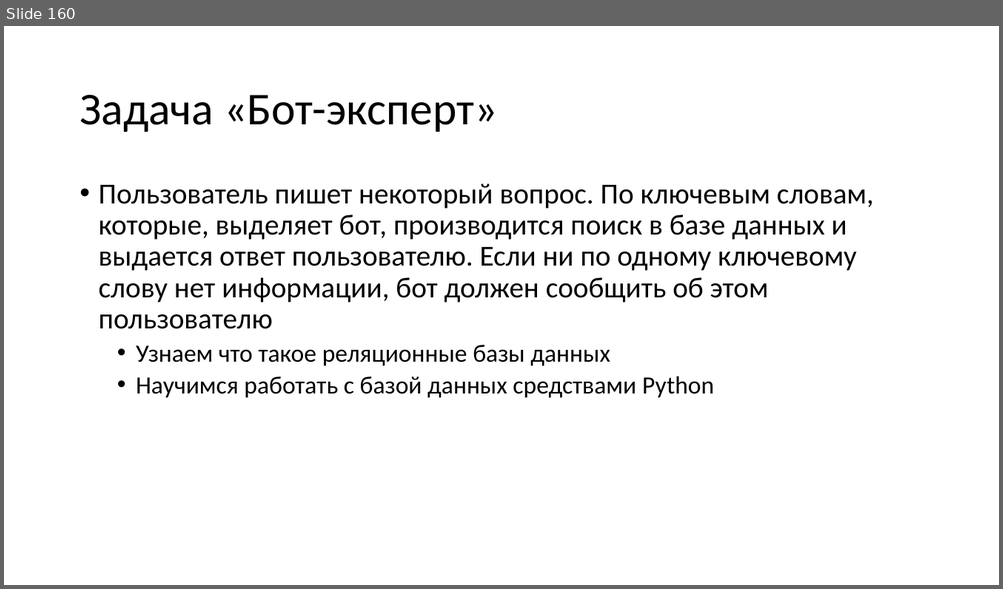
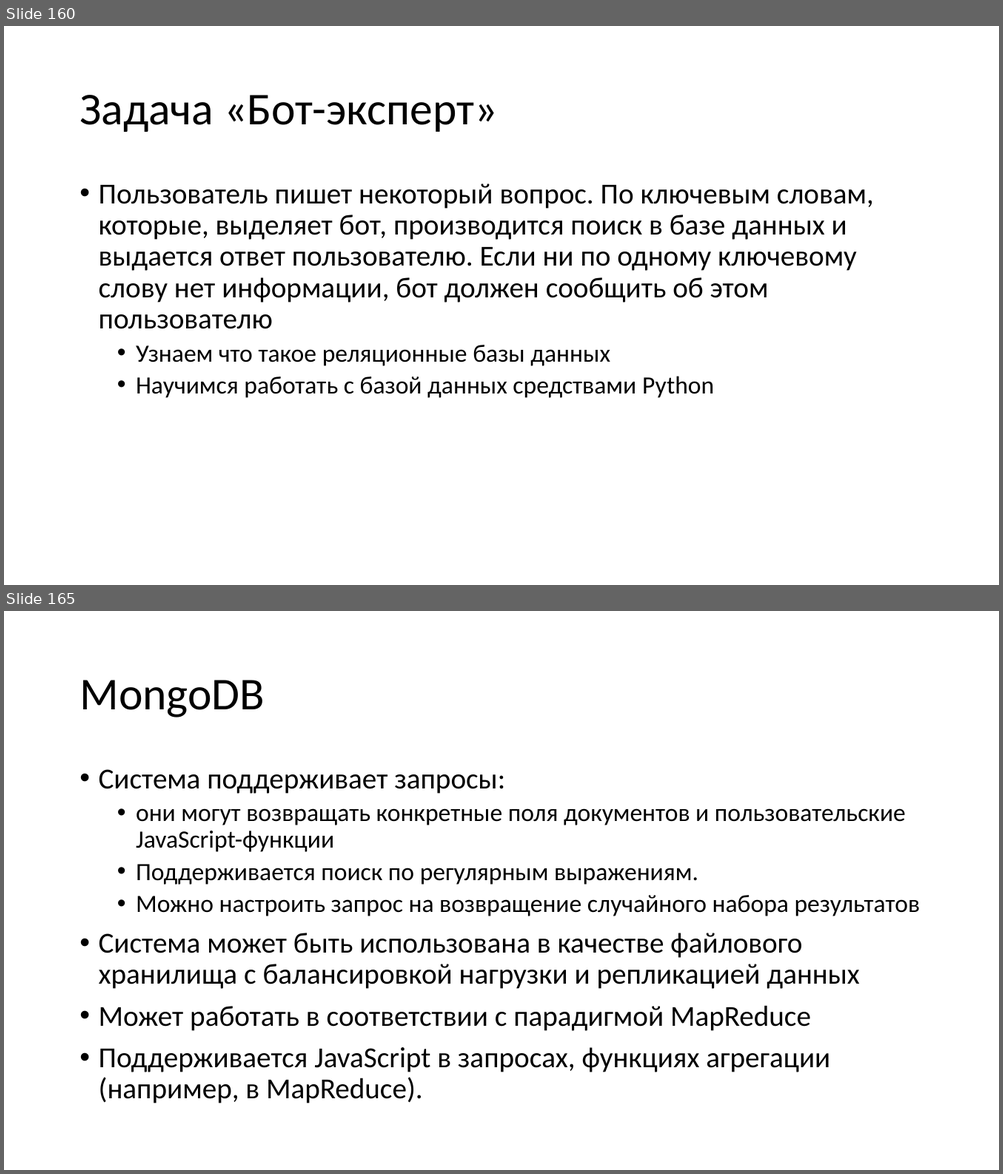
Before and after one commit to paveltsytovich/telegram-course, a slide deck: Presentation/Разработка ботов для телеграмм на Python.pptx. Shown one above the other, each under a label of ours: slide 160 before the commit, slides 160 and 165 after it; the slides between them are not shown. The pictures are 1003x589 and 1003x1174 pixels, drawn with LibreOffice and Linux fonts; fonts in the diff are those of the drawing. Boxes give left, top, right and bottom in pixels: in the first picture for what was removed or moved away, otherwise in the second. Text is boxed around its words. In the diff, an @@ line names an element or a change of style, - is before the commit and + after.

Commit message:
опредение NoSQL. Описание mongoDB. Разметка модуля

```diff
--- a/Presentation/Разработка ботов для телеграмм на Python.pptx
+++ b/Presentation/Разработка ботов для телеграмм на Python.pptx
@@ slide 165 added at (4, 611, 999, 1170), background #FFFFFF @@
@@ title added at (79, 680, 264, 718), 44 pt, text #000000 @@
+MongoDB
@@ text added at (99, 769, 920, 1104), 28 pt, text #000000 @@
+• Система поддерживает запросы:
+  • они могут возвращать конкретные поля документов и пользовательские JavaScript-функции
+  • Поддерживается поиск по регулярным выражениям.
+  • Можно настроить запрос на возвращение случайного набора результатов
+• Система может быть использована в качестве файлового хранилища с балансировкой нагрузки и репликацией данных
+• Может работать в соответствии с парадигмой MapReduce
+• Поддерживается JavaScript в запросах, функциях агрегации (например, в MapReduce).
```
Also in this commit, not shown: 8 other slides added, 1 slide removed.
